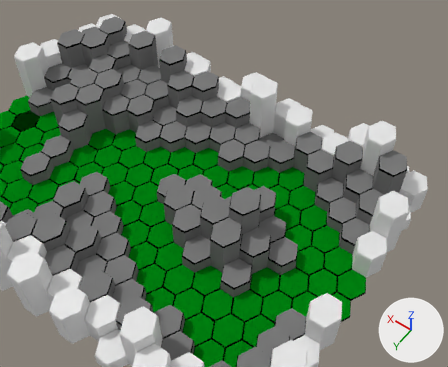
What one commit did to the Blender file Assets/Models/Map1.blend.
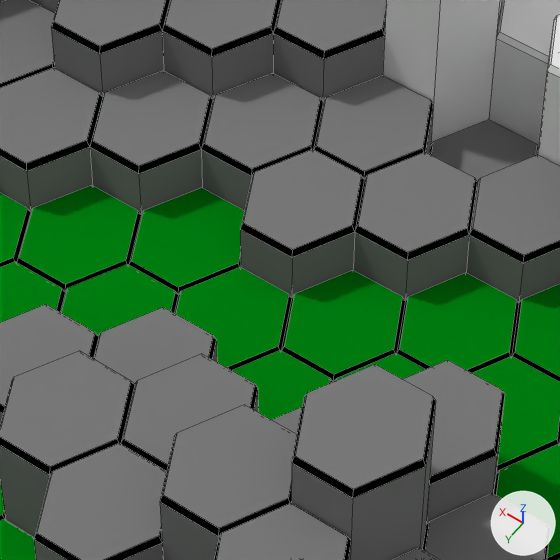
Each version is shown from a 50 mm lens placed at (-10.55, 12.11, 34.65), pointed at (5.51, -10.38, -0.69), then close up on the part from 37% to 64% of the width and 29% to 63% of the height. The axes (+X, +Y, +Z) are drawn at lower right. The lights are the same throughout. The close-ups show mesh edges as thin lines.

Before the edit, the objects in view are built like this:
```python
me_plane_318 = bpy.data.meshes.new('Plane.318')
me_plane_318.from_pydata(...)  # 18 vertices, 13 faces; spans x -1.0..1.0, y -1.0..1.0, z -1.0..0.12
# faces by material slot: [10, 3]
me_plane_318.materials.append(mat_edge)  # black #000000
me_plane_318.materials.append(mat_stone)  # grey #7a7a7a
me_plane_367 = bpy.data.meshes.new('Plane.367')
me_plane_367.from_pydata(...)  # 12 vertices, 7 faces; spans x -1.0..1.0, y -1.0..1.0, z 0.0..0.12
# faces by material slot: [6, 1]
me_plane_367.materials.append(mat_edge)  # black #000000
me_plane_367.materials.append(mat_grass)  # green #008310
me_plane_375 = bpy.data.meshes.new('Plane.375')
me_plane_375.from_pydata(...)  # 18 vertices, 13 faces; spans x -1.0..1.0, y -1.0..1.0, z -1.0..0.12
# faces by material slot: [6, 7]
me_plane_375.materials.append(mat_edge)  # black #000000
me_plane_375.materials.append(mat_stone)  # grey #7a7a7a
ob_plane_039 = bpy.data.objects.new('Plane.039', me_plane_318)
ob_plane_039.location = (0.0, -8.0, 1.0)
ob_plane_280 = bpy.data.objects.new('Plane.280', me_plane_367)
ob_plane_280.location = (1.5, -13.0, 0.0)
ob_plane_288 = bpy.data.objects.new('Plane.288', me_plane_375)
ob_plane_288.location = (6.0, -12.0, 1.0)
# also in view: 'Plane.295' at (3.0, -10.0, 0.06); 'Plane.289' at (4.5, -11.0, 0.06); 'Plane.291' at (9.0, -10.0, 0.06); 'Plane.282' at (3.0, -12.0, 0.06); 'Plane.239' at (10.5, -11.0, 0.56)
```
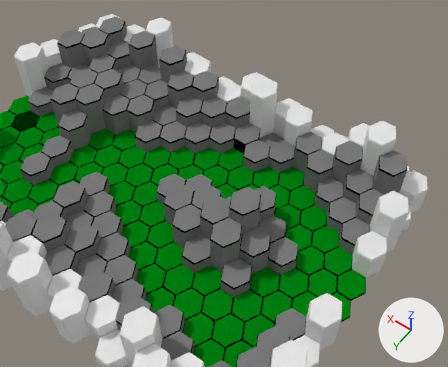
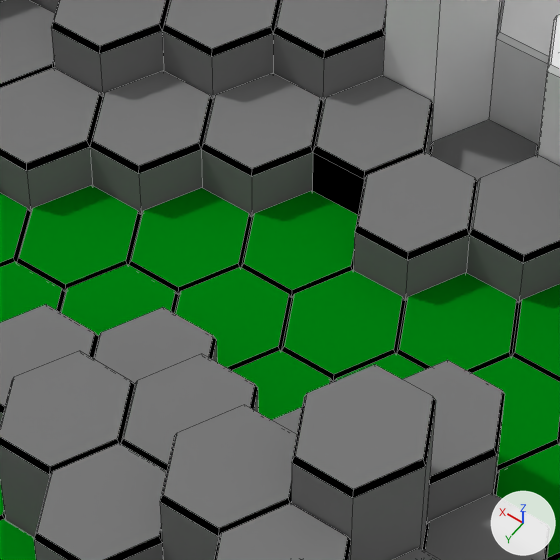
Changed parts and their boxes [x1, y1, x2, y2] in the close-ups (560 x 560 px):
'Plane.288', deleted: before [240, 149, 364, 298]
    faces in mat_stone (grey #7a7a7a): [240, 149, 361, 298]
    faces in mat_edge (black #000000): [240, 173, 364, 257]
'Plane.027', added (green): after [241, 191, 358, 298]
    faces in mat_grass (green #008310): [244, 191, 358, 290]
    faces in mat_edge (black #000000): [241, 215, 354, 298]

What changed in the scene script:
```text
Add me_plane_000:
    me_plane_000.from_pydata([(0.5, -1.0, 0.0), (1.0, 0.0, 0.0), (0.5, 1.0, 0.0), (-0.5, 1.0, 0.0), (-0.5, -1.0, 0.0), (-1.0, 0.0, 0.0), (-0.48, -0.95, 0.12), (-0.95, 0.0, 0.12), (0.48, -0.95, 0.12), (0.95, 0.0, 0.12), (0.48, 0.95, 0.12), (-0.48, 0.95, 0.12)], [], [(3, 5, 7, 11), (6, 8, 9, 10, 11, 7), (0, 1, 9, 8), (5, 4, 6, 7), (2, 3, 11, 10), (1, 2, 10, 9), (4, 0, 8, 6)])
    for i in [1]: me_plane_000.polygons[i].material_index = 1
    me_plane_000.materials.append(mat_edge)  # black #000000
    me_plane_000.materials.append(mat_grass)  # green #008310
Remove ob_plane_288:
    ob_plane_288 = bpy.data.objects.new('Plane.288', me_plane_375)
    ob_plane_288.location = (6.0, -12.0, 1.0)
Add ob_plane_027:
    ob_plane_027 = bpy.data.objects.new('Plane.027', me_plane_000)
    ob_plane_027.location = (6.0, -12.0, 0.0)
```
